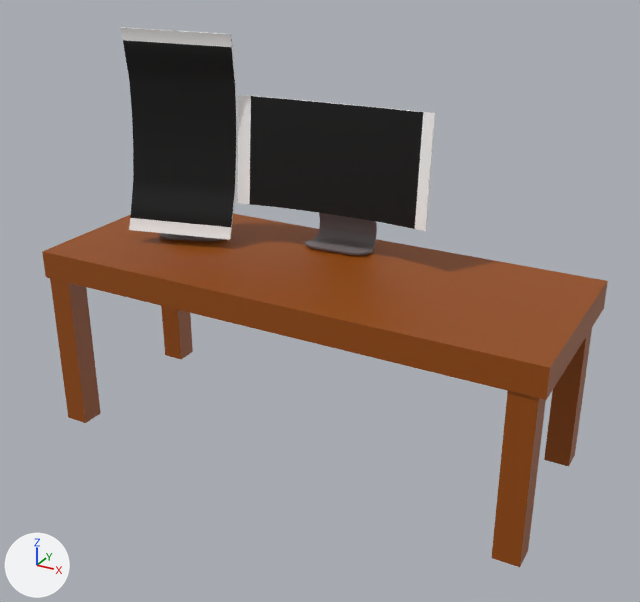
The glTF model public/models/computer.glb: old version first, new version second.
Rendered twice from a 50 mm lens placed at (6.05, -10.78, 7.82), pointed at (0.23, -0.22, 2.54). The lights are fixed; the arrows at lower left show +X, +Y and +Z. Where no turn or scale is listed for an object, it has been applied to the vertices. Vertices at the same position are counted once.

The scene before the commit, as lines of its bpy script (objects in view):
```python
ob_cube_001 = bpy.data.objects.new('Cube.001', me_cube_002)
ob_cube_001.location = (3.67, 1.3, 1.47)
ob_cube_003 = bpy.data.objects.new('Cube.003', me_cube_008)
ob_cube_003.location = (3.7, -1.29, 1.47)
ob_cube_004 = bpy.data.objects.new('Cube.004', me_cube_007)
ob_cube_004.location = (-3.71, 1.31, 1.47)
ob_cube_005 = bpy.data.objects.new('Cube.005', me_cube_006)
ob_cube_005.location = (0.0, 0.0, 2.77)
ob_cube_005.scale = (3.98, 1.51, 0.216)
ob_cube_006 = bpy.data.objects.new('Cube.006', me_cube_009)
ob_cube_006.location = (-3.71, -1.31, 1.47)
ob_plane = bpy.data.objects.new('Plane', me_plane_002)
ob_plane.location = (0.01, 0.97, 3.0)
ob_plane.rotation_euler = (0.0, 0.0, -1.514)  # degrees (0, 0, -87)
ob_plane.scale = (0.292, 0.487, 0.487)
ob_plane_001 = bpy.data.objects.new('Plane.001', me_plane_003)
ob_plane_001.location = (0.07, 0.41, 4.49)
ob_plane_002 = bpy.data.objects.new('Plane.002', me_plane_010)
ob_plane_002.location = (-2.22, -0.2, 4.71)
ob_plane_003 = bpy.data.objects.new('Plane.003', me_plane_011)
ob_plane_003.location = (-2.35, 0.31, 3.0)
```
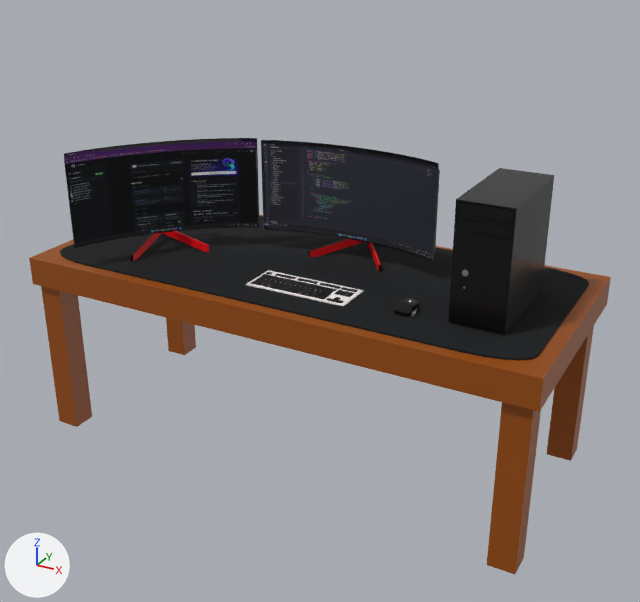
Commit message: added a computer desk

Location of each change, (x1, y1, x2, y2) in pixels of the pictures (640 x 602 px):
'Cube.005', moved, rescaled
    before: (42, 214, 608, 400)
    after: (29, 215, 611, 412)
'Mousepad.001', added (black)
    after: (60, 216, 589, 360)
'Plane.001', deleted (black)
    before: (237, 95, 436, 231)
'Plane.002', deleted (black)
    before: (120, 27, 237, 240)
'screen.001', added (black)
    after: (64, 139, 259, 247)
'screen', added (black)
    after: (262, 141, 437, 260)
'Computer', added (black)
    after: (448, 168, 554, 334)
'Cube.003', moved
    before: (492, 391, 546, 567)
    after: (487, 402, 541, 574)
'Cube.006', moved
    before: (50, 278, 101, 423)
    after: (41, 286, 92, 427)
'Cube.001', moved
    before: (544, 328, 592, 467)
    after: (547, 326, 594, 461)
'Cube.004', moved
    before: (161, 306, 193, 359)
    after: (166, 318, 196, 355)
'Cube.029', added (black)
    after: (250, 272, 358, 303)
'monitor', added (red)
    after: (261, 140, 440, 271)
'monitor.001', added (red)
    after: (64, 138, 260, 262)
'Mouse', added
    after: (393, 299, 420, 317)
'Plane.003', deleted
    before: (159, 233, 223, 241)
part 1 of me_plane_002, cut back
    before: (305, 213, 377, 255)
    after: (246, 270, 363, 307)

The change, as a list of edits to the scene's bpy script:
```text
Change me_plane_002:
    used by ob_plane; location = (0.01, 0.97, 3.0); rotation_euler = (0.0, 0.0, -1.514), in degrees (0, 0, -87); scale = (0.292, 0.487, 0.487)
    remove me_plane_002.from_pydata(...)  # 156 vertices, 308 faces; spans x -0.53..1.38, y -1.15..1.11, z 0.0..3.03
    remove me_plane_002.materials.append(mat_material_005)  # grey #797071
    add me_plane_002.from_pydata(...)  # 8 vertices, 12 faces; spans x -1.0..1.0, y -1.0..1.0, z -0.05..0.0
    me_plane_002 part 1: the whole mesh is rebuilt
    add me_plane_002.materials.append(mat_material_037)  # white #fff7f6
Change ob_cube_001:
    ob_cube_001.location: (3.67, 1.3, 1.47) -> (3.67, 1.41, 1.51)
Change ob_cube_005:
    ob_cube_005.location: (0.0, 0.0, 2.77) -> (0.0, -0.03, 2.75)
    ob_cube_005.scale: (3.98, 1.51, 0.216) -> (3.98, 1.75, 0.216)
Change ob_cube_004:
    ob_cube_004.location: (-3.71, 1.31, 1.47) -> (-3.71, 1.42, 1.51)
Change ob_cube_003:
    ob_cube_003.location: (3.7, -1.29, 1.47) -> (3.7, -1.5, 1.5)
Change ob_cube_006:
    ob_cube_006.location: (-3.71, -1.31, 1.47) -> (-3.71, -1.51, 1.5)
Remove ob_plane_001:
    ob_plane_001 = bpy.data.objects.new('Plane.001', me_plane_003)
Remove ob_plane_002:
    ob_plane_002 = bpy.data.objects.new('Plane.002', me_plane_010)
Remove ob_plane_003:
    ob_plane_003 = bpy.data.objects.new('Plane.003', me_plane_011)
Add ob_computer:
    ob_computer = bpy.data.objects.new('Computer', me_computer)  # 174 vertices, 324 faces; spans x -0.85..-0.07, y -0.82..0.81, z 0.0..1.63; in mat_material_035 (picture img_house_props_diffuse)
    ob_computer.location = (3.34, -0.16, 3.02)
Add ob_monitor_001:
    ob_monitor_001 = bpy.data.objects.new('monitor.001', me_plane_017)  # 530 vertices, 1020 faces; spans x -1.12..0.93, y -1.05..1.11, z -1.04..0.7; in mat_material_018 (black #000000), mat_material_033 (red #e7000f)
    ob_monitor_001.location = (-2.05, -0.76, 4.01)
Add ob_screen_001:
    ob_screen_001 = bpy.data.objects.new('screen.001', me_plane_016)  # 34 vertices, 32 faces; spans x -0.96..0.9, y -1.02..1.07, z -0.7..0.7; in mat_material_032 (picture img_github)
    ob_screen_001.location = (-2.05, -0.76, 4.01)
Add ob_cube_029:
    ob_cube_029 = bpy.data.objects.new('Cube.029', me_cube_038)  # 696 vertices, 1044 faces; spans x -0.041..1.415, y -0.454..0.04, z -0.006..0.006; in mat_material_036 (black #000000)
    ob_cube_029.location = (-0.37, -0.65, 3.02)
Add ob_screen:
    ob_screen = bpy.data.objects.new('screen', me_plane_013)  # 34 vertices, 32 faces; spans x -1.4..1.4, y 0.04..0.3, z -0.7..0.7; in mat_material_028 (picture img_js)
    ob_screen.location = (0.39, 0.22, 4.01)
Add ob_monitor:
    ob_monitor = bpy.data.objects.new('monitor', me_plane_012)  # 530 vertices, 1020 faces; spans x -1.4..1.4, y 0.0..1.47, z -1.04..0.7; in mat_material_004 (black #000000), mat_material_027 (red #e7000f)
    ob_monitor.location = (0.39, 0.23, 4.01)
Add ob_mouse:
    ob_mouse = bpy.data.objects.new('Mouse', me_mouse)  # 62 vertices, 100 faces; spans x -0.203..0.085, y -0.19..0.19, z 0.0..0.122; in mat_material_038 (picture img_house_props_diffuse_png)
    ob_mouse.location = (1.96, -0.85, 3.0)
Add ob_mousepad_001:
    ob_mousepad_001 = bpy.data.objects.new('Mousepad.001', me_mousepad_001)  # 48 vertices, 92 faces; spans x -3.78..3.78, y -1.59..1.59, z -0.01..0.01; in mat_mousepad_001 (black #1e2123)
    ob_mousepad_001.location = (0.0, -0.01, 2.98)
```
